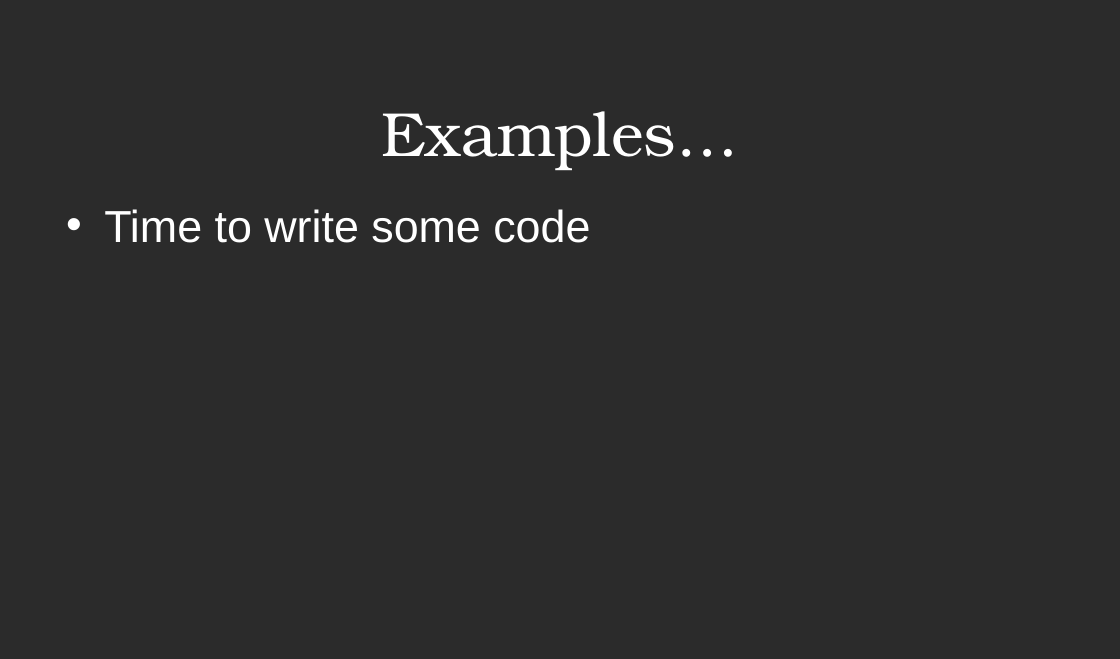
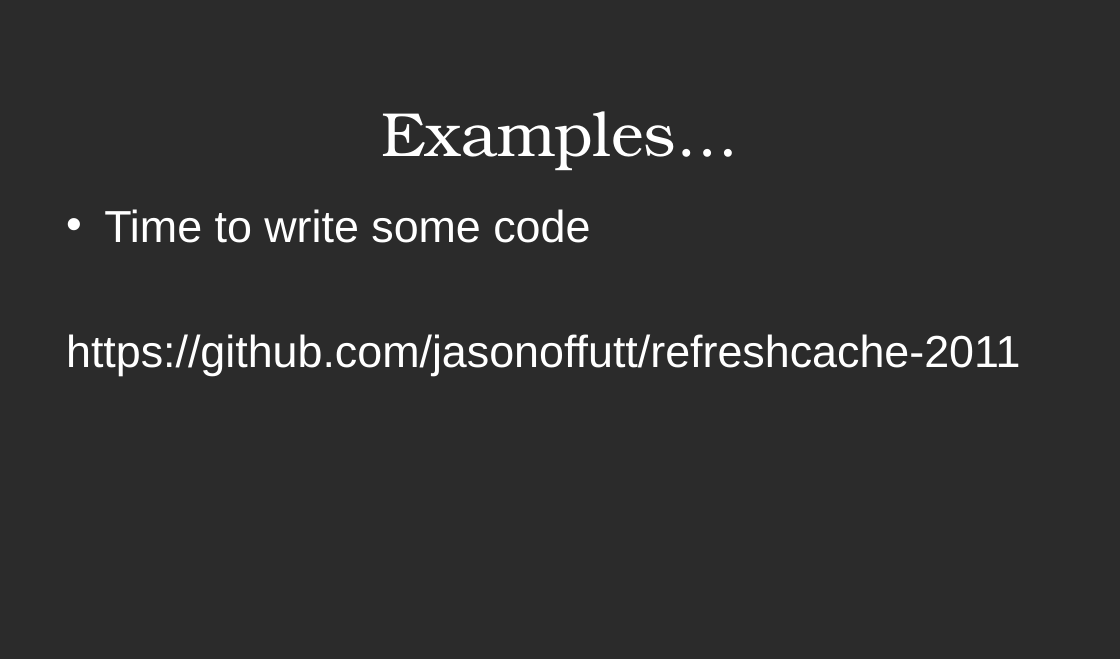
Before and after one commit to JasonOffutt/RefreshCache2011, a slide deck: slide 7 of js-bootcamp/js-bootcamp.pptx (slide 5 before the commit). Drawn at 1120x659 pixels with LibreOffice and Linux fonts; fonts in the diff are those of the drawing; background and template pictures are left out; a plain dark background stands for a picture behind light text. Boxes give left, top, right and bottom in pixels: in the first picture for what was removed or moved away, otherwise in the second. Text is boxed around its words. In the diff, an @@ line names an element or a change of style, - is before the commit and + after.

```diff
--- a/js-bootcamp/js-bootcamp.pptx
+++ b/js-bootcamp/js-bootcamp.pptx
@@ text at (66, 334, 1020, 376): paragraph added @@
+https://github.com/jasonoffutt/refreshcache-2011
```
Also in this commit, not shown: 3 slides added, 1 slide removed, 1 other file.
